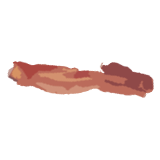
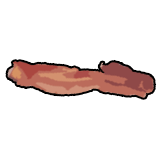
Layered file, before and after one edit (160×160). Changes by layer:
pixels changed over [5, 59, 157, 100] (layer not identified)
